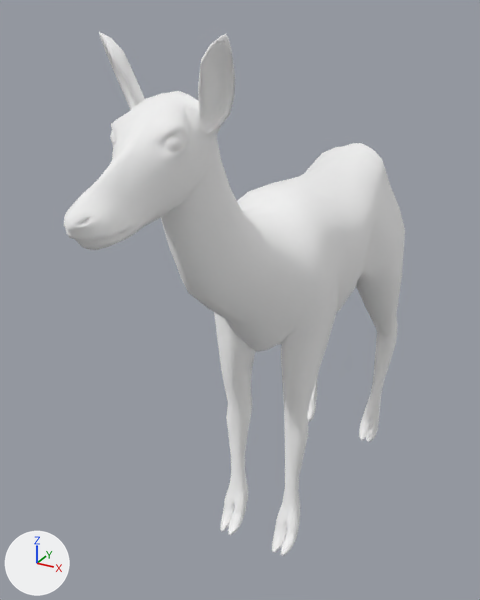
A saved change to the glTF model apps/client/src/props/art-study/source-natural-deer/natural-deer-weathered-motion.glb.
Before and after are seen from a 50 mm camera at (0.72, -1.533, 1.489) aimed at (-0.098, -0.045, 0.745). The lights are fixed; the arrows at lower left show +X, +Y and +Z. The first picture is the older version. Where no turn or scale is listed for an object, it has been applied to the vertices.

The scene before the commit, as lines of its bpy script (objects in view):
```python
me_cylinder = bpy.data.meshes.new('Cylinder')
me_cylinder.from_pydata(...)  # 1561 vertices, 3104 faces; spans x -0.195..0.195, y -0.928..0.382, z -0.732..0.605
me_cylinder.materials.append(mat_body)  # white #ffffff
me_cylinder_001 = bpy.data.meshes.new('Cylinder.001')
me_cylinder_001.from_pydata(...)  # 50 vertices, 80 faces; spans x -0.0748..0.0748, y -0.9904..-0.9535, z 0.5215..0.5607
me_cylinder_001.materials.append(mat_eye)  # white #ffffff
me_cylinder_002 = bpy.data.meshes.new('Cylinder.002')
me_cylinder_002.from_pydata(...)  # 830 vertices, 1600 faces; spans x -0.135..0.135, y -1.189..-0.839, z 0.385..0.715
me_cylinder_002.materials.append(mat_head)  # white #ffffff
ob_body = bpy.data.objects.new('Body', me_cylinder)
ob_body.location = (0.0, 0.404, 0.735)
ob_eyes = bpy.data.objects.new('Eyes', me_cylinder_001)
ob_eyes.location = (0.0, 0.404, 0.735)
ob_head = bpy.data.objects.new('Head', me_cylinder_002)
ob_head.location = (0.0, 0.404, 0.735)
```
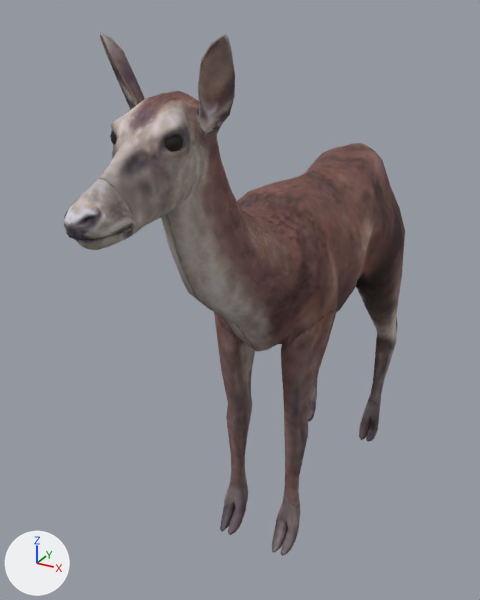
Boxes (x1, y1, x2, y2) around the edits, measured in the pictures (480 x 600 px):
'Body', recoloured (darker)
    both: (161, 137, 405, 556)
'Head', recoloured (white to grey)
    both: (64, 32, 235, 250)
'Eyes', recoloured (white to black)
    both: (110, 130, 183, 152)

The edits, one by one:
Picture 'doe-head' (img_doe_head) is new.
Picture 'doe-body' (img_doe_body) is new.
Material 'deer head albedo' (mat_deer_head_albedo) is new.
Its texture is img_doe_head.
Its roughness is 0.9.
Material 'deer eye albedo' (mat_deer_eye_albedo) is new.
Its base color is (0.015, 0.012, 0.01) (black #211d19).
Its roughness is 0.9.
Material 'deer body albedo' (mat_deer_body_albedo) is new.
Its texture is img_doe_body.
Its roughness is 0.9.
me_cylinder has 1561 vertices, 3104 faces and spans x -0.195..0.195, y -0.928..0.382, z -0.732..0.605.
me_cylinder no longer uses material mat_body (white #ffffff).
me_cylinder gains material mat_deer_body_albedo (picture img_doe_body).
me_cylinder_001 has 50 vertices, 80 faces and spans x -0.0748..0.0748, y -0.9904..-0.9535, z 0.5215..0.5607.
me_cylinder_001 no longer uses material mat_eye (white #ffffff).
me_cylinder_001 gains material mat_deer_eye_albedo (black #211d19).
me_cylinder_002 has 830 vertices, 1600 faces and spans x -0.135..0.135, y -1.189..-0.839, z 0.385..0.715.
me_cylinder_002 no longer uses material mat_head (white #ffffff).
me_cylinder_002 gains material mat_deer_head_albedo (picture img_doe_head).
